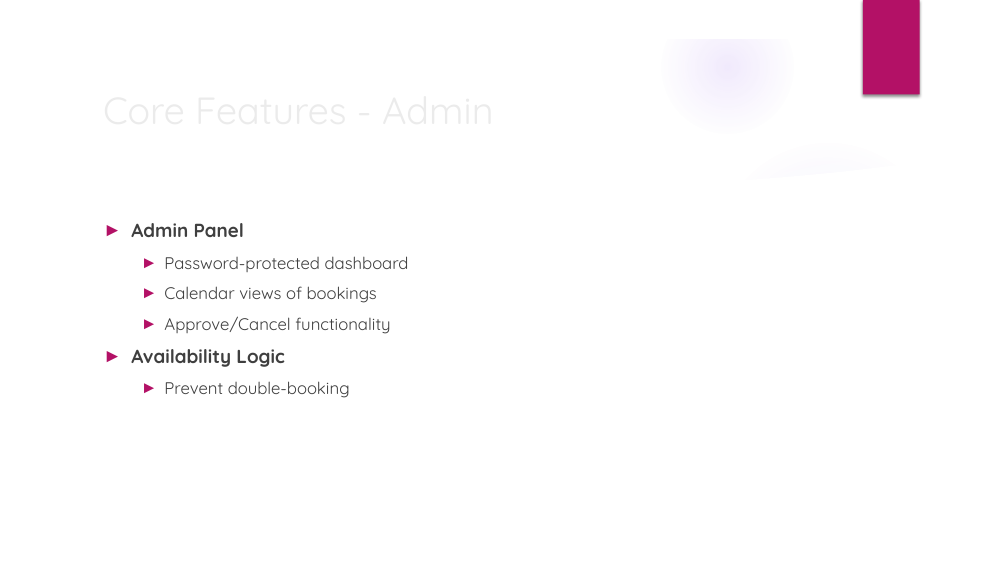
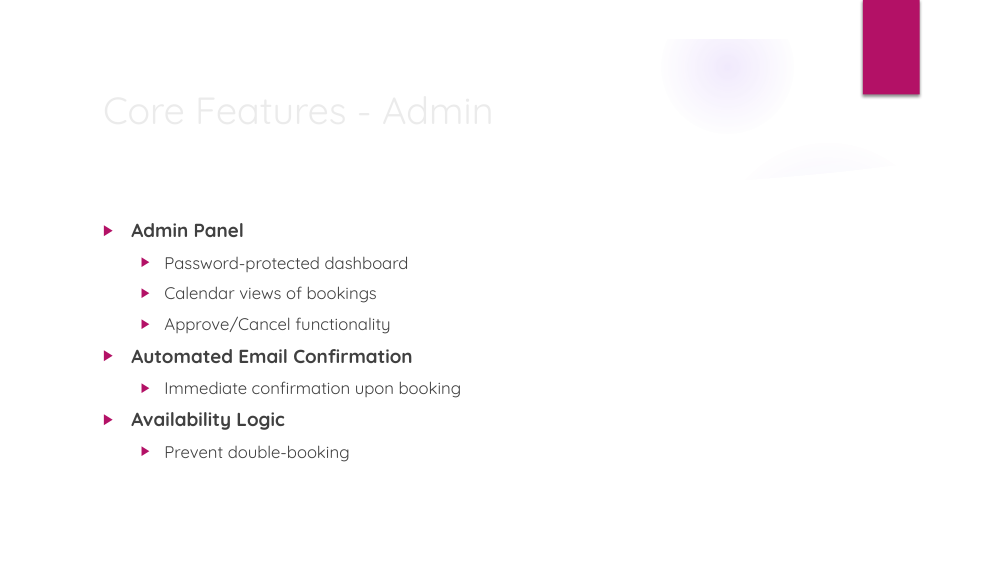
Before and after one commit to SamHdevstuff/COSC213---Final-Project, a slide deck: slide 5 of presentationMaterial/Presentation.pptx. Drawn at 1008x567 pixels with LibreOffice and Linux fonts; fonts in the diff are those of the drawing; background and template pictures are left out. Boxes give left, top, right and bottom in pixels: in the first picture for what was removed or moved away, otherwise in the second. Text is boxed around its words. In the diff, an @@ line names an element or a change of style, - is before the commit and + after.

```diff
--- a/presentationMaterial/Presentation.pptx
+++ b/presentationMaterial/Presentation.pptx
@@ text at (x1=131, y1=223, x2=409, y2=462): text colour #3F3F3F to #404040 in "Admin Panel", "Password-protected dashboard", "Calendar views of bookings", "Approve/Cancel functionality" and 2 more places; bullet ► to ▶; more space between paragraphs @@
@@ text at (x1=131, y1=349, x2=462, y2=398): paragraphs added @@
+▶ Automated Email Confirmation
+  ▶ Immediate confirmation upon booking
```
Also in this commit, not shown: 8 other slides changed.
